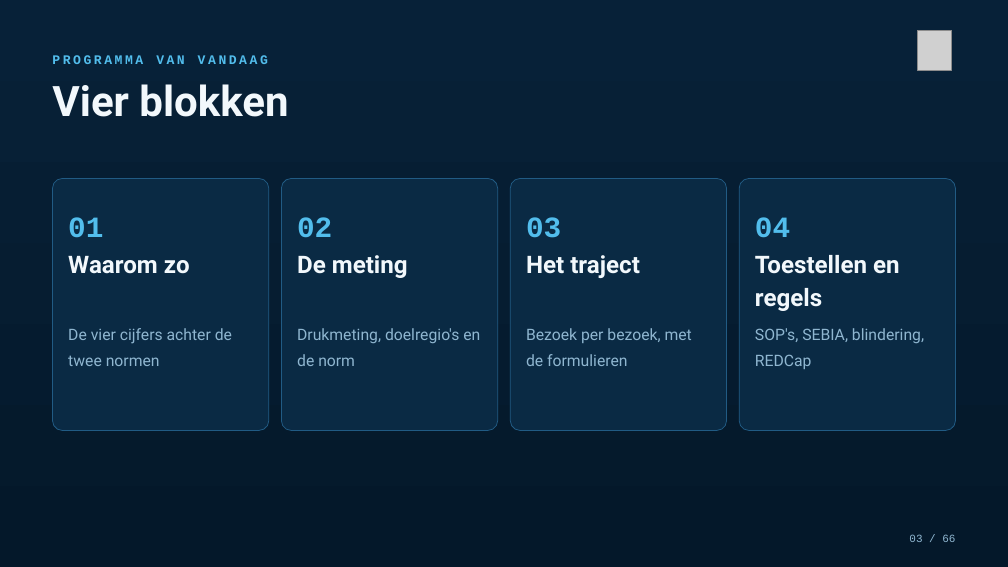
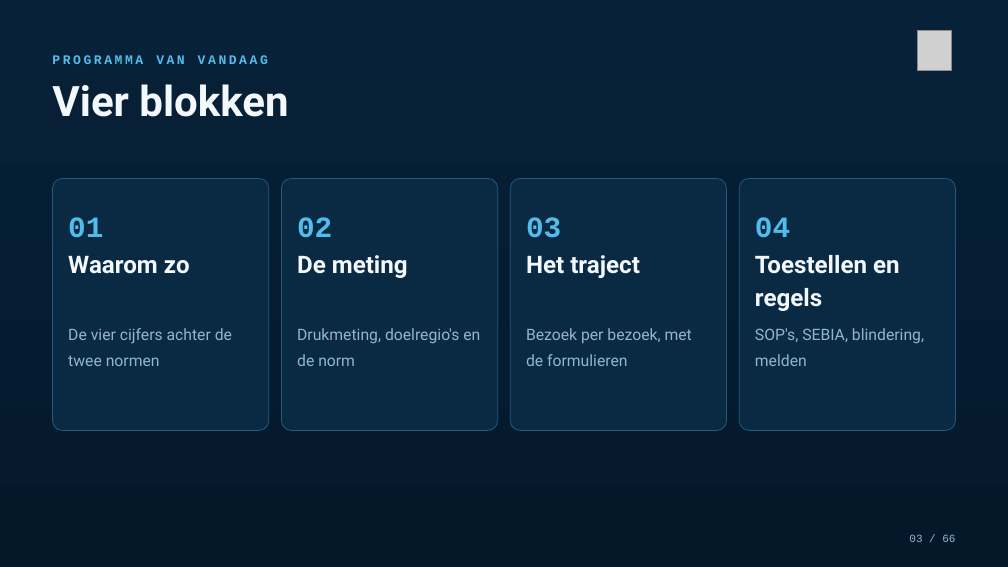
Before and after one commit to Dellfs/paradise-project, a slide deck: slide 3 of PARADISE_presentatie/PARADISE_opleidingssessie_voetklinieken.pptx. Drawn at 1008x567 pixels with LibreOffice and Linux fonts; fonts in the diff are those of the drawing; grey boxes stand for pictures. Boxes give left, top, right and bottom in pixels: in the first picture for what was removed or moved away, otherwise in the second. Text is boxed around its words. In the diff, an @@ line names an element or a change of style, - is before the commit and + after.

```diff
--- a/PARADISE_presentatie/PARADISE_opleidingssessie_voetklinieken.pptx
+++ b/PARADISE_presentatie/PARADISE_opleidingssessie_voetklinieken.pptx
@@ text at [755, 328, 924, 366]: text changed @@
-SOP's, SEBIA, blindering, REDCap
+SOP's, SEBIA, blindering, melden
```
Also in this commit, not shown: 5 other slides changed, 1 other file.
